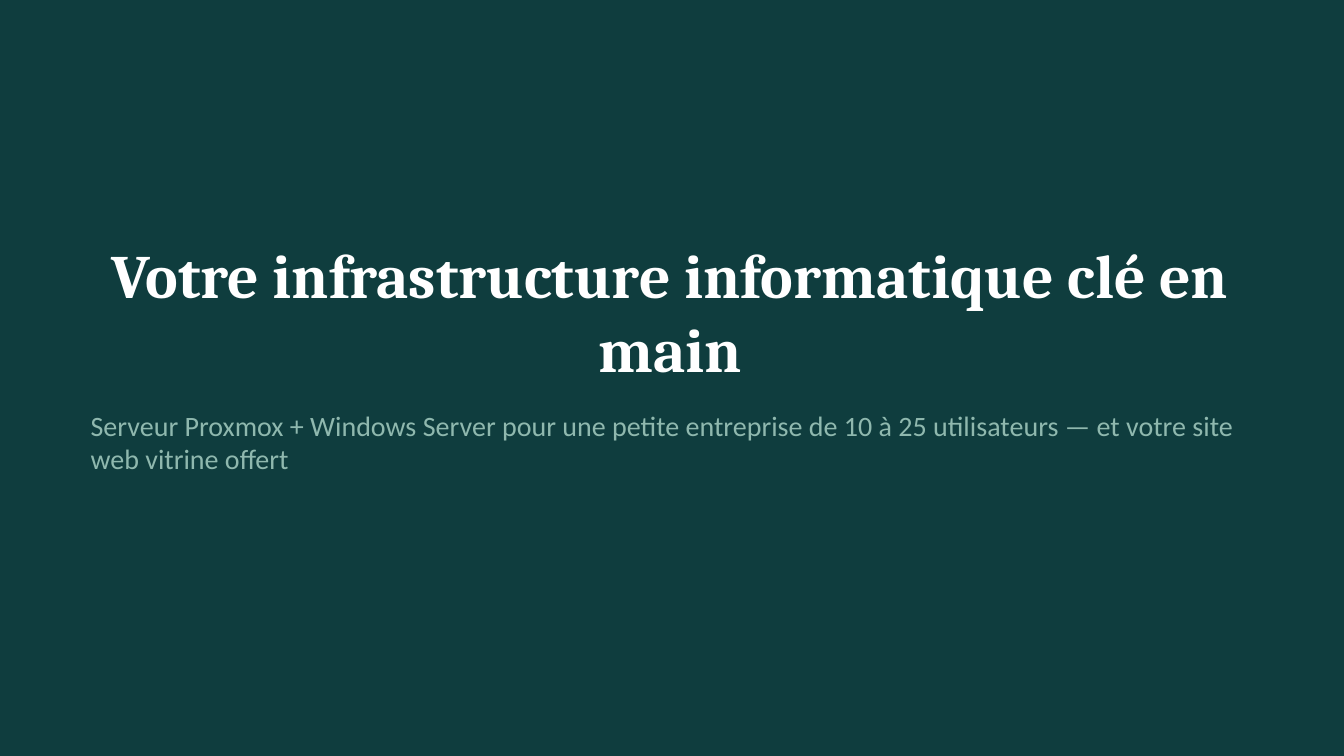
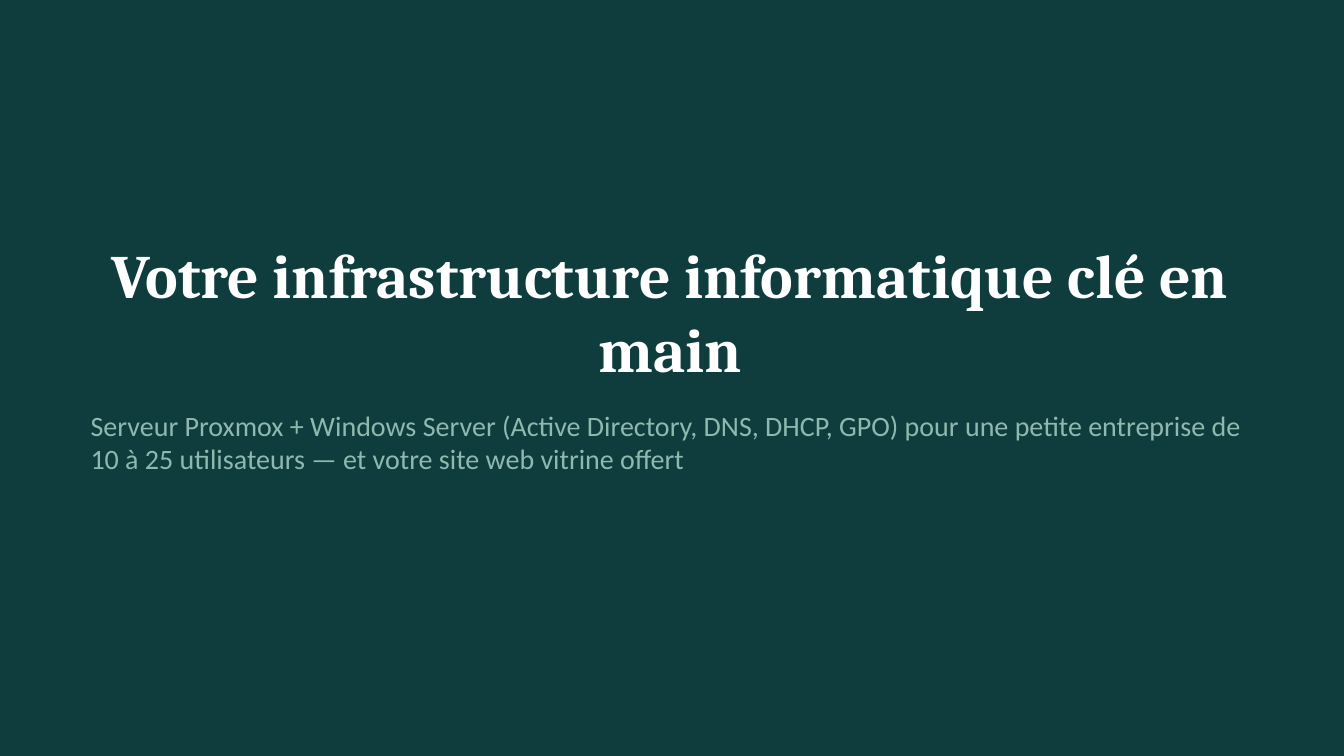
Before and after one commit to meledjearmel/others-documents, a slide deck: slide 1 of proposition-serveur/Proposition_Serveur_Proxmox_WindowsServer.pptx. Drawn at 1344x756 pixels with LibreOffice and Linux fonts; fonts in the diff are those of the drawing. Boxes give left, top, right and bottom in pixels: in the first picture for what was removed or moved away, otherwise in the second. Text is boxed around its words. In the diff, an @@ line names an element or a change of style, - is before the commit and + after.

```diff
--- a/proposition-serveur/Proposition_Serveur_Proxmox_WindowsServer.pptx
+++ b/proposition-serveur/Proposition_Serveur_Proxmox_WindowsServer.pptx
@@ text at (91, 416, 1241, 469): text changed @@
-Serveur Proxmox + Windows Server pour une petite entreprise de 10 à 25 utilisateurs — et votre site web vitrine offert
+Serveur Proxmox + Windows Server (Active Directory, DNS, DHCP, GPO) pour une petite entreprise de 10 à 25 utilisateurs — et votre site web vitrine offert
```
Also in this commit, not shown: 7 other slides changed, 1 slide added, 1 slide removed, 1 other file.
